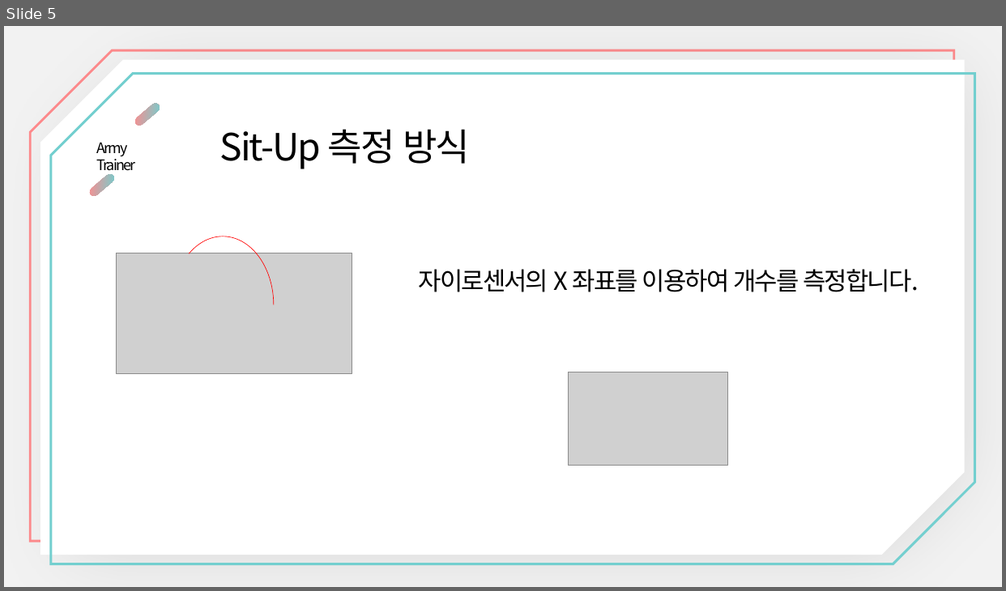
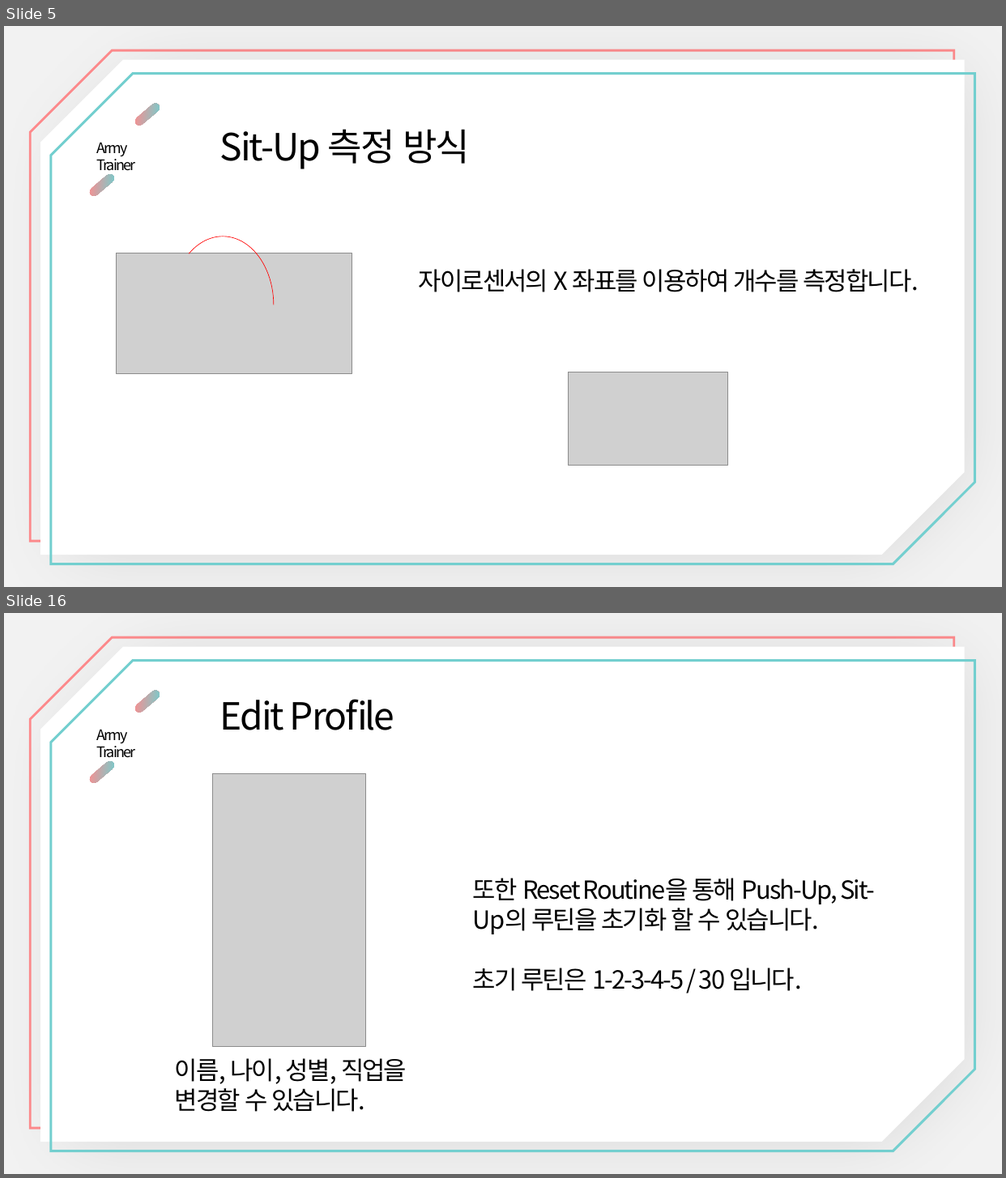
Before and after one commit to nilsys/App_ArmyTrainer_nanglam, a slide deck: PPT/App_ArmyTrainer_nanglam.ppt. Shown one above the other, each under a label of ours: slide 5 before the commit, slides 5 and 16 after it; the slides between them are not shown. The pictures are 1006x591 and 1006x1178 pixels, drawn with LibreOffice and Linux fonts; fonts in the diff are those of the drawing; grey boxes stand for pictures. Boxes give left, top, right and bottom in pixels: in the first picture for what was removed or moved away, otherwise in the second. Text is boxed around its words. In the diff, an @@ line names an element or a change of style, - is before the commit and + after.

```diff
--- a/PPT/App_ArmyTrainer_nanglam.ppt
+++ b/PPT/App_ArmyTrainer_nanglam.ppt
@@ slide 16 added at [4, 613, 1002, 1174], background #F2F2F2 @@
@@ snip diag rect added at [30, 637, 954, 1129], outline #73CFCF 2.25 pt @@
@@ snip diag rect added at [40, 647, 965, 1142], fill #FFFFFF @@
@@ snip diag rect added at [51, 660, 975, 1152], outline #FF8C8E 2.25 pt @@
@@ pill shape added at [134, 689, 161, 714], fill gradient #FF8C8E to #73CFCF @@
@@ text added at [219, 699, 395, 730], 36 pt, text #000000 @@
+Edit Profile
@@ text added at [96, 729, 135, 762], 14 pt, text #000000 @@
+Army Trainer
@@ pill shape added at [88, 760, 116, 785], fill gradient #FF8C8E to #73CFCF @@
@@ picture added at [213, 774, 366, 1047] @@
@@ text added at [473, 878, 875, 991], 24 pt, text #000000 @@
+또한 Reset Routine을 통해 Push-Up, Sit-Up의 루틴을 초기화 할 수 있습니다.
+초기 루틴은 1-2-3-4-5 / 30 입니다.
@@ text added at [175, 1059, 407, 1112], 24 pt, text #000000 @@
+이름, 나이, 성별, 직업을 변경할 수 있습니다.
```
Also in this commit, not shown: 1 slide changed, 16 other slides added, 18 slides removed, 1 other file.
